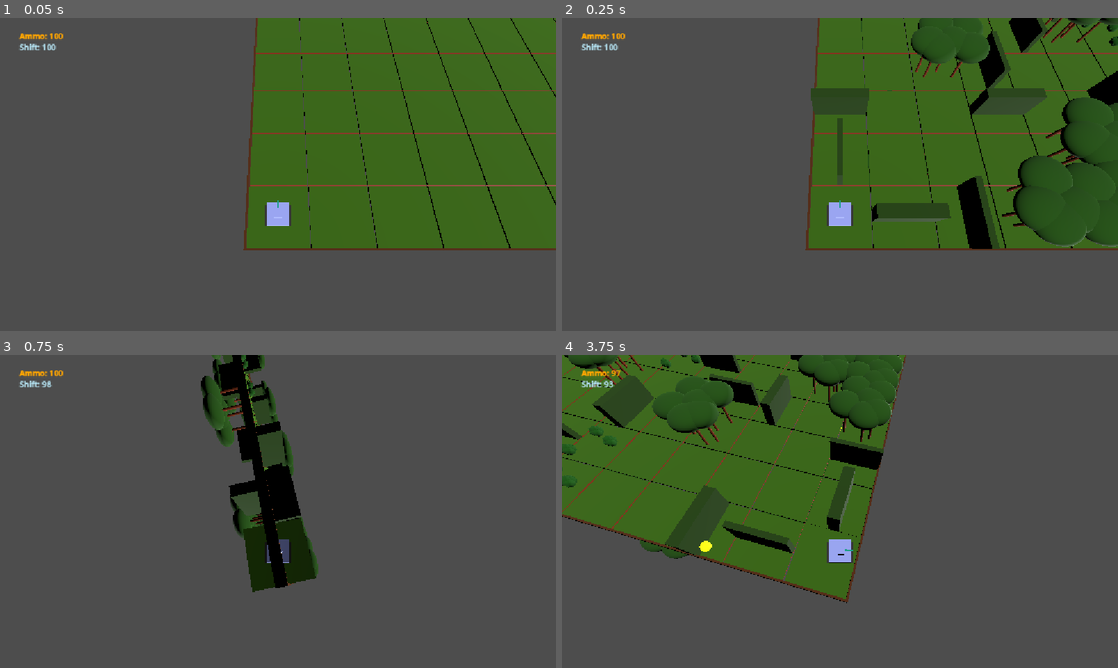
Above: before the commit, frames 1-4 (two rows, left to right).
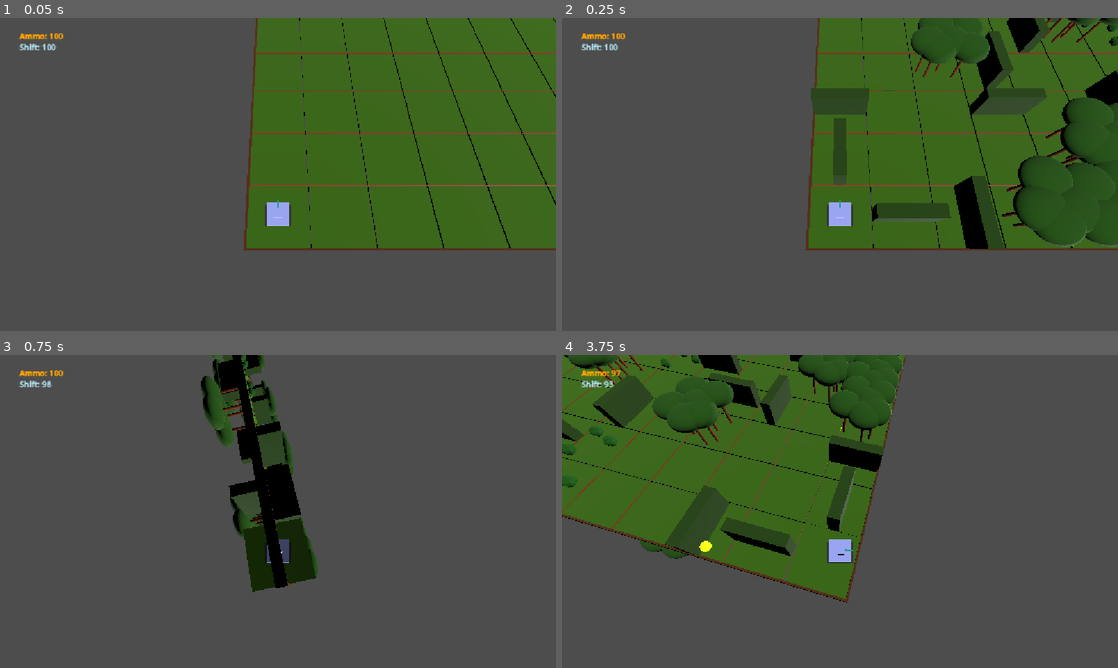
Above: after the commit, the same moments.

Repository: Grihgrix/Tank_Shift
Game: Godot game, scene res://Game scenes/Main_game_scene.tscn
The game is run twice, just before and just after one commit, with the same random seed, the same clock (stepped at 60 frames per second) and the same inputs.
Inputs (mouse positions are in pixels of both pictures, inside the frame that each line leads up to):
- Up to frame 1 (0.05 s): no input
- Up to frame 2 (0.25 s): no input
- Up to frame 3 (0.75 s): tap Enter (ui_accept) at 0.5 s; move the mouse to (55, 392) at 0.52 s; hold Right (ui_right) from 0.53 s (still down); right-click (55, 392) at 0.6 s; click (55, 392) at 0.67 s
- Up to frame 4 (3.75 s): tap Enter (ui_accept) at 0.77, 1.52, 3.02 s; move the mouse to (728, 527) at 1.27 s; release Right (ui_right) at 1.28 s; hold Down (ui_down) 1.28-2.03 s; click (728, 527) at 1.35 s; move the mouse to (895, 442) at 2.02 s; hold Right (ui_right) 2.03-2.78 s; right-click (895, 442) at 2.1 s; move the mouse to (812, 574) at 2.77 s; hold Up (ui_up) 2.78-3.53 s; click (812, 574) at 2.85 s; move the mouse to (1006, 558) at 3.52 s; hold Left (ui_left) from 3.53 s (still down); right-click (1006, 558) at 3.6 s

Frame 1 is identical in both runs. In frame 2, 1.1% of the frame differs, in the area x 48-100%, y 0-74%; in frame 3, 0.1%; in frame 4, 0.9%.

Commit message:
Update unpassable_landscape_y.tscn

Diff:
--- a/Game scenes/Terrain scenes/unpassable_landscape_y.tscn
+++ b/Game scenes/Terrain scenes/unpassable_landscape_y.tscn
@@ -5,4 +5,4 @@
 [node name="Unpassable_landscape_y" type="Node3D" unique_id=792482370]
 
 [node name="Tile_size_hedge" parent="." unique_id=1177526376 instance=ExtResource("1_j3ba7")]
-transform = Transform3D(-8.742278e-08, 0, 0.2, 0, 1, 0, -2, 0, -8.742278e-09, 0, 0.5, 0)
+transform = Transform3D(-8.742278e-08, 0, 0.4, 0, 1, 0, -2, 0, -1.7484556e-08, 0, 0.5, 0)
